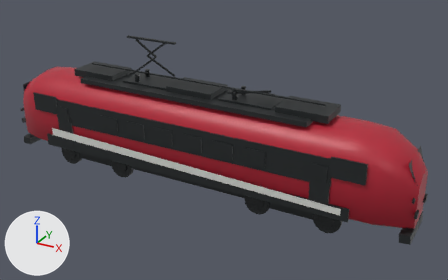
One commit to the glTF model public/models/railjet-lab/blender/railjet-nextgen-taurus.glb: the scene before it, then after it.
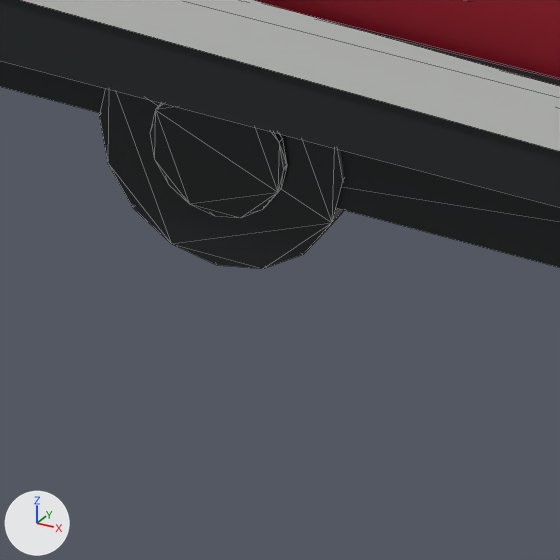
The first picture shows the older version from a 50 mm lens placed at (12.99, -21.26, 13.07), pointed at (1.17, 0.23, 2.33). The close-ups show the older and then the newer version on the part from 52% to 65% of the width and 67% to 87% of the height of that picture. Only the edits that show in the close-ups are written down. The axes (+X, +Y, +Z) are drawn at lower left. The lights are the same throughout. The close-ups show mesh edges as thin lines. Where no turn or scale is listed for an object, it has been applied to the vertices.

The first close-up shows 'taurus_bogie_b_brake_disc_-1_0', 'taurus_bogie_b_sideframe_-1', 'taurus_bogie_b_wheel_-1_0', 'taurus_light_sweep_-1', 'taurus_lofted_body', 'taurus_side_lower_panel_-1', 'taurus_underframe'.
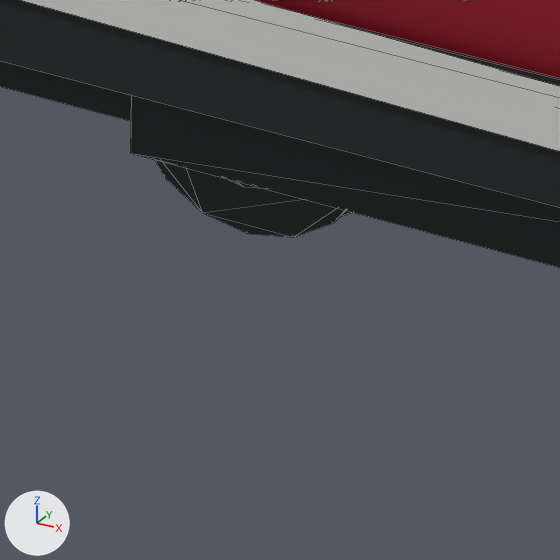
Location of each change, [x1, y1, x2, y2] in pixels of the close-ups (560 x 560 px):
'taurus_bogie_b_wheel_-1_0', moved
    before: [99, 88, 345, 269]
    after: [155, 160, 346, 237]
'taurus_bogie_b_brake_disc_-1_0', moved (mostly hidden afterwards)
    before: [150, 103, 287, 218]
    after: [228, 179, 259, 188]
'taurus_bogie_b_flange_-1_0', added (mostly hidden)
    after: [340, 211, 352, 217]

Diff of the bpy script that builds the scene:
```diff
--- a/public/models/railjet-lab/blender/railjet-nextgen-taurus.glb.py
+++ b/public/models/railjet-lab/blender/railjet-nextgen-taurus.glb.py
@@ ob_taurus_bogie_b_brake_disc__1_0 @@
 ob_taurus_bogie_b_brake_disc__1_0.parent = ob_taurus_bogie_b
-ob_taurus_bogie_b_brake_disc__1_0.location = (-1.5, -1.145, 0.575)
+ob_taurus_bogie_b_brake_disc__1_0.location = (-1.5, -0.863, 0.575)
 ob_taurus_bogie_b_brake_disc__1_0.rotation_euler = (1.571, 0.0, 0.0)  # degrees (90, 0, 0)
@@ ob_taurus_bogie_b_wheel__1_0 @@
 ob_taurus_bogie_b_wheel__1_0.parent = ob_taurus_bogie_b
-ob_taurus_bogie_b_wheel__1_0.location = (-1.5, -1.02, 0.575)
+ob_taurus_bogie_b_wheel__1_0.location = (-1.5, -0.718, 0.575)
 ob_taurus_bogie_b_wheel__1_0.rotation_euler = (1.571, 0.0, 0.0)  # degrees (90, 0, 0)
@@ ob_taurus_bogie_b_flange__1_0 @@
+ob_taurus_bogie_b_flange__1_0 = bpy.data.objects.new('taurus_bogie_b_flange_-1_0', me_rj_unitcylinder_16)
+ob_taurus_bogie_b_flange__1_0.parent = ob_taurus_bogie_b
+ob_taurus_bogie_b_flange__1_0.location = (-1.5, -0.613, 0.575)
+ob_taurus_bogie_b_flange__1_0.rotation_euler = (1.571, 0.0, 0.0)  # degrees (90, 0, 0)
+ob_taurus_bogie_b_flange__1_0.scale = (1.23, 1.23, 0.035)
```
